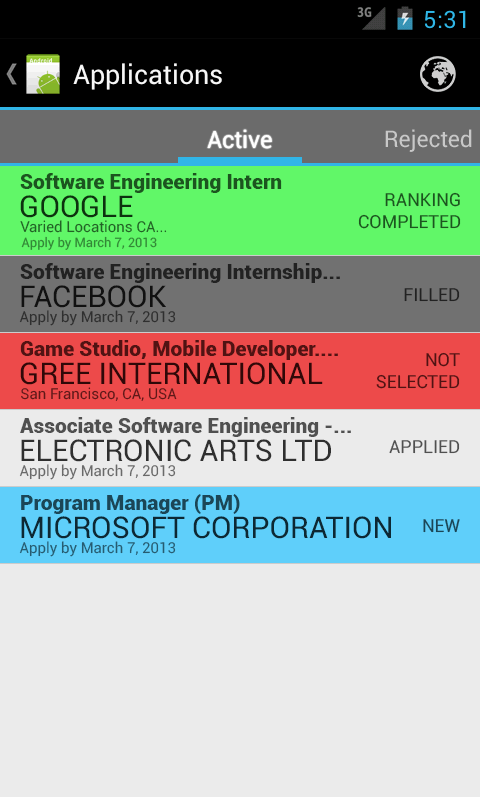
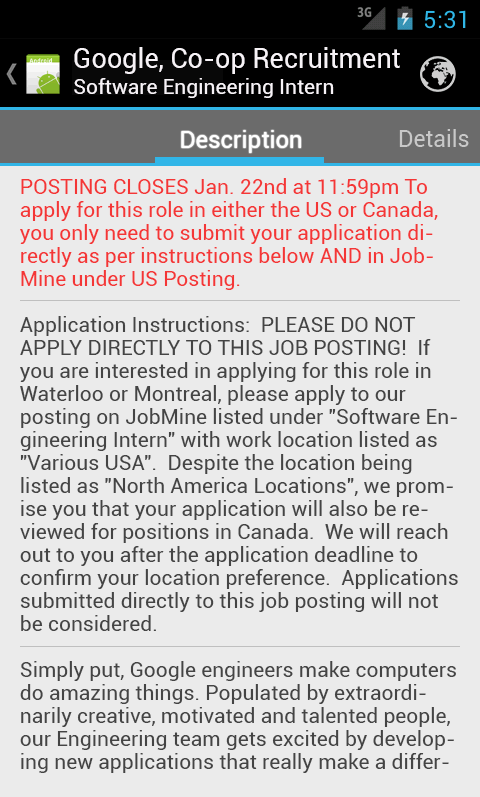
The second 480 × 797 image is a revision of the first. Changes to its layers:
showed group "Job Description" (17 layers) over (x1=0, y1=47, x2=480, y2=773)
hid group "Applications/Shortlist" (44 layers) over (x1=0, y1=47, x2=480, y2=564)
